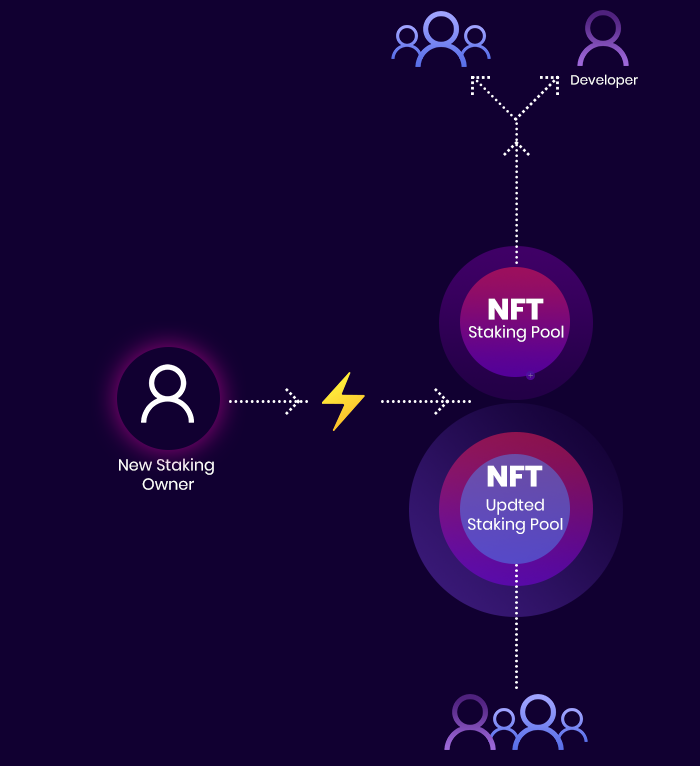
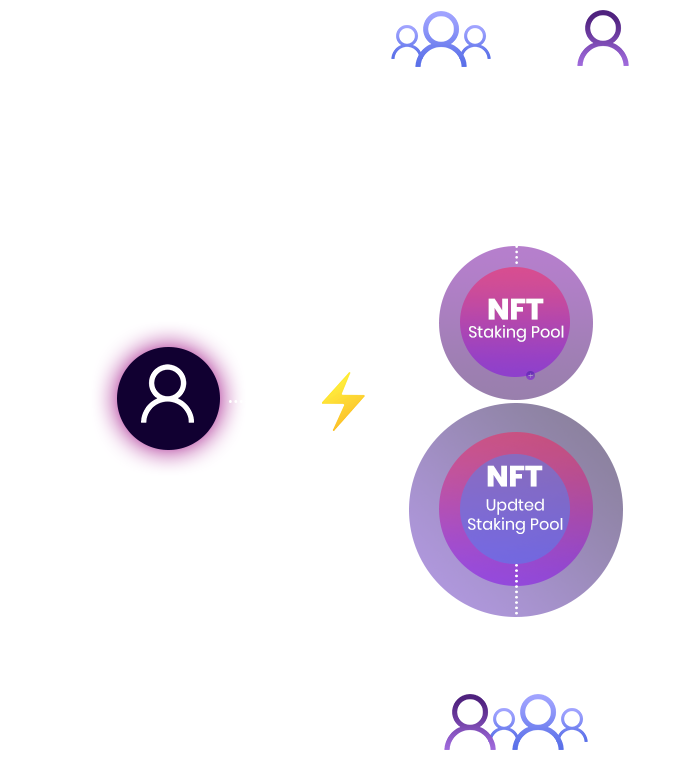
Comparing the layer stacks of the two 700×766 images. Changes:
painted on "Ellipse 1 copy 4" (1st of 6, in "Group 3 copy 3") over (526, 371, 535, 380)
painted on "Ellipse 1 copy 3" over (439, 432, 593, 586)
painted on "Ellipse 1 copy 2" (2nd of 2, in "Group 2" › "Group 5") over (409, 403, 623, 617)
painted on "Ellipse 1" over (460, 267, 570, 377)
painted on "Ellipse 1 copy" over (439, 246, 593, 400)
hid "Layer 0 copy" over (0, 0, 700, 766)
